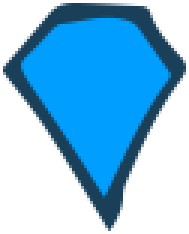
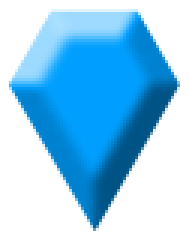
The second w=189, h=234 image is a revision of the first. Changes to its layers:
added layer "Layer 4" above "Vector Smart Object" over (x1=9, y1=9, x2=180, y2=231)
hid "Layer 3" over (x1=3, y1=3, x2=186, y2=231)
hid "Vector Smart Object" (2nd of 2) over (x1=3, y1=3, x2=186, y2=231)
hid "Layer 2" over (x1=12, y1=12, x2=180, y2=204)
